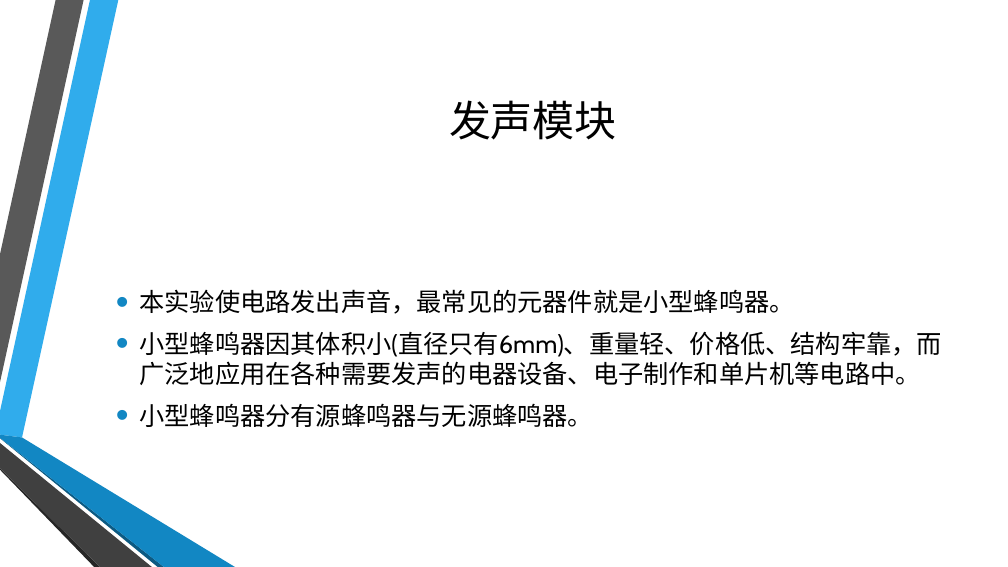
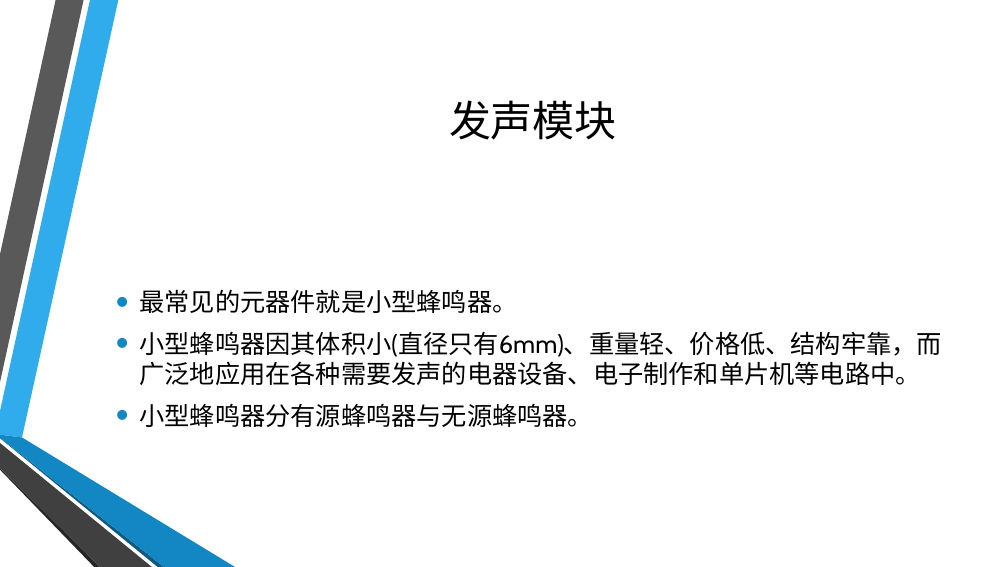
Before and after one commit to coco-hkk/arduino-courses, a slide deck: slide 11 of 3/3.pptx. Drawn at 1008x567 pixels with LibreOffice and Linux fonts; fonts in the diff are those of the drawing; background and template pictures are left out. Boxes give left, top, right and bottom in pixels: in the first picture for what was removed or moved away, otherwise in the second. Text is boxed around its words. In the diff, an @@ line names an element or a change of style, - is before the commit and + after.

```diff
--- a/3/3.pptx
+++ b/3/3.pptx
@@ text at box(139, 289, 517, 313): text changed @@
-• 本实验使电路发出声音，最常见的元器件就是小型蜂鸣器。
+• 最常见的元器件就是小型蜂鸣器。
```
Also in this commit, not shown: 11 other slides changed, 2 other files.
